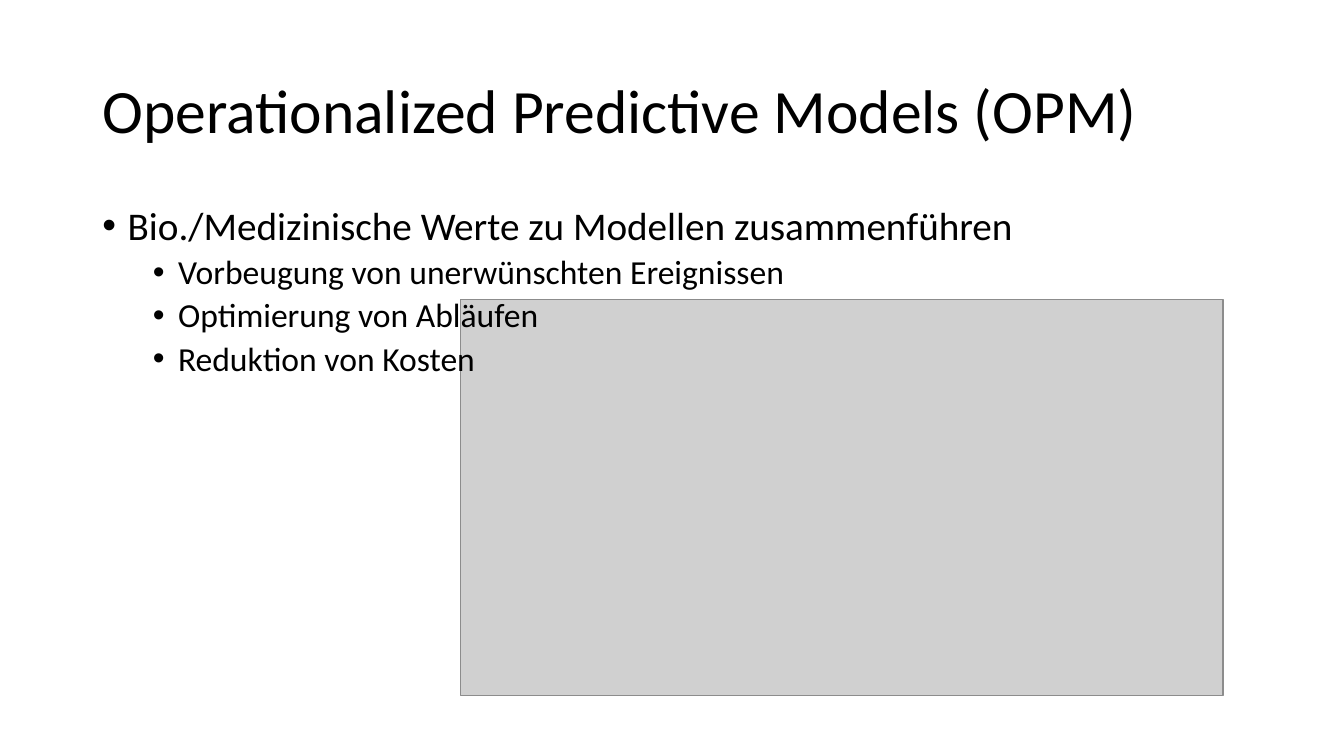
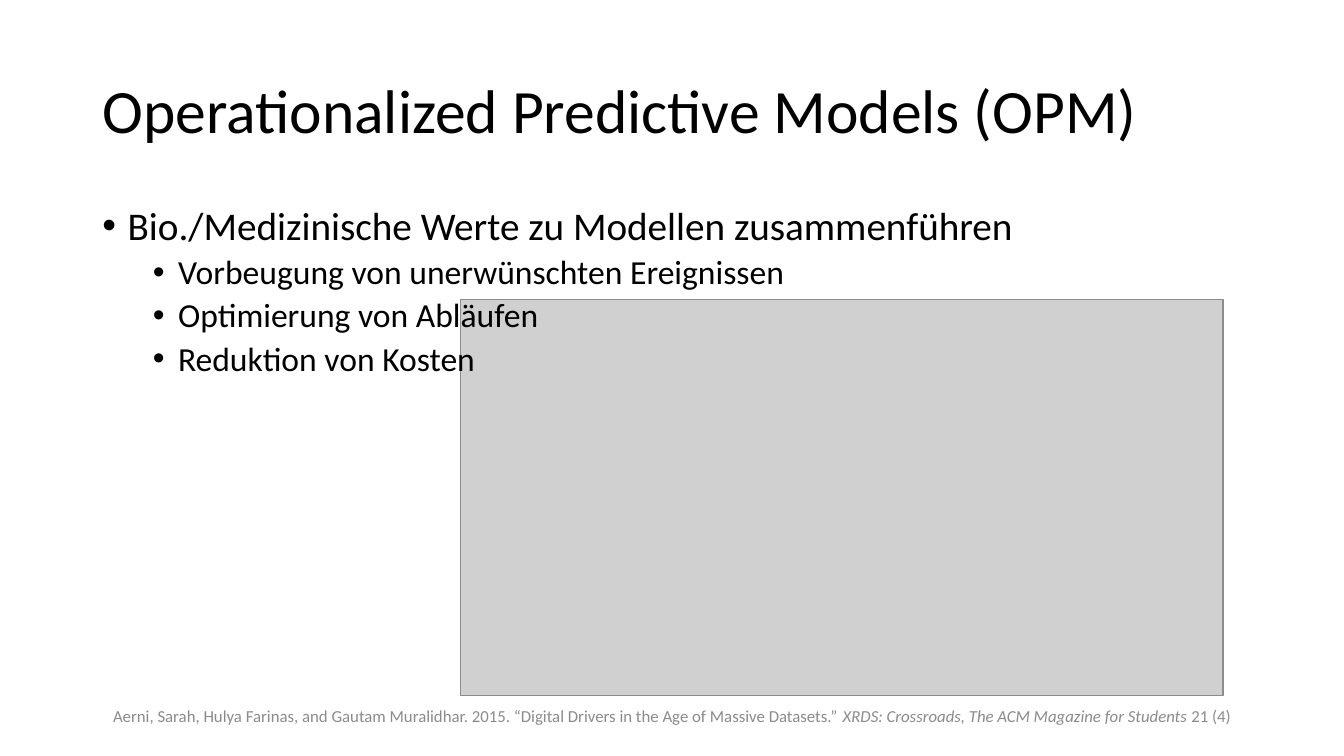
Before and after one commit to advocd/ss2016-innovative_technologien, a slide deck: slide 11 of Von der Informatik die Auszog um die Welt.pptx (slide 9 before the commit). Drawn at 1344x756 pixels with LibreOffice and Linux fonts; fonts in the diff are those of the drawing; grey boxes stand for pictures. Boxes give left, top, right and bottom in pixels: in the first picture for what was removed or moved away, otherwise in the second. Text is boxed around its words. In the diff, an @@ line names an element or a change of style, - is before the commit and + after.

```diff
--- a/Von der Informatik die Auszog um die Welt.pptx
+++ b/Von der Informatik die Auszog um die Welt.pptx
@@ text added at box(113, 710, 1231, 725), 12 pt, text #8C8C8C @@
+Aerni, Sarah, Hulya Farinas, and Gautam Muralidhar. 2015. “Digital Drivers in the Age of Massive Datasets.” XRDS: Crossroads, The ACM Magazine for Students 21 (4)
```
Also in this commit, not shown: 3 other slides changed, 19 slides added, 3 slides removed, 3 other files.
